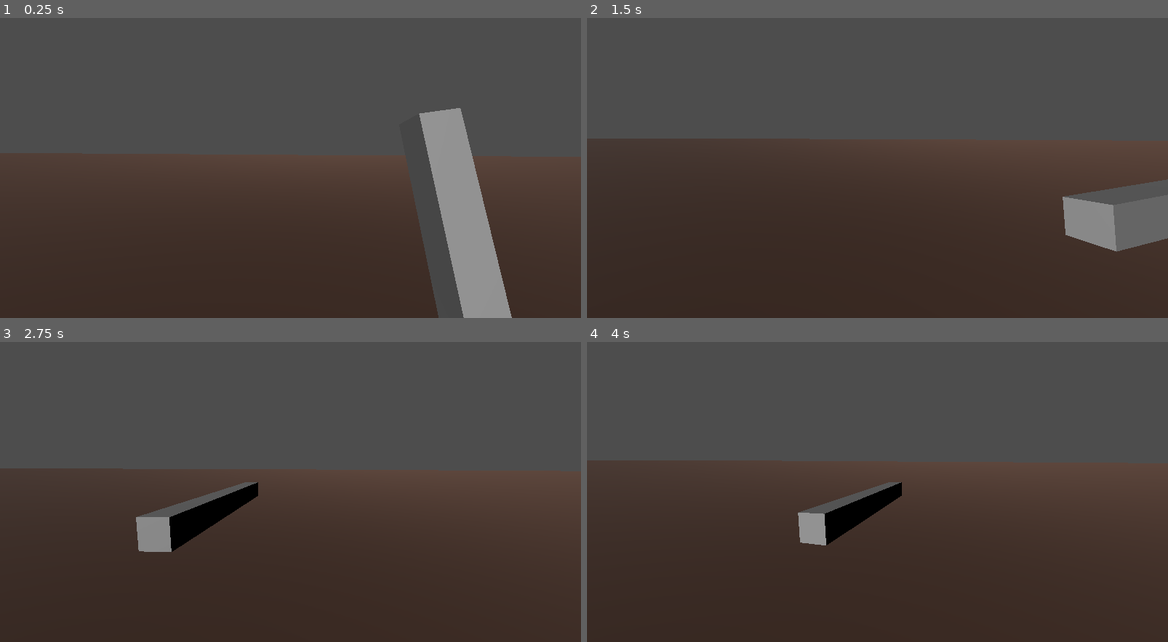
Above: before the commit, frames 1-4 (two rows, left to right).
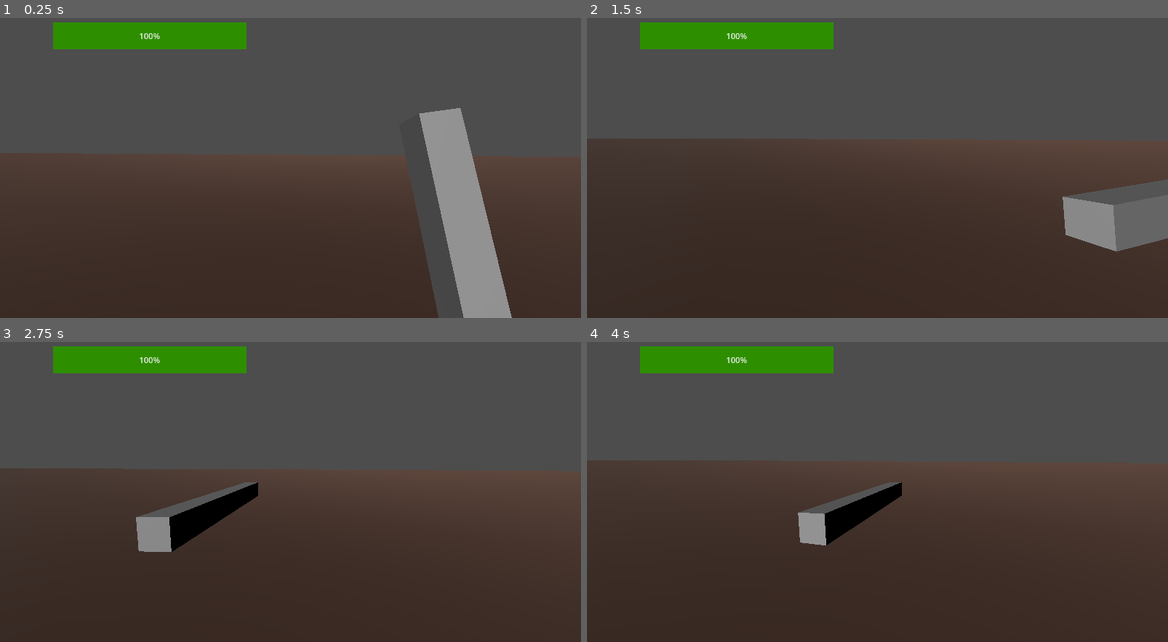
Above: after the commit, the same moments.

Repository: shellyw8542/AngelaL-ShellyW-Freedom
Game: Godot game, scene res://node_3d.tscn
Two runs of this game, one before a commit and one after it. Both use one fixed random seed, a clock stepped at 60 frames per second and the inputs below.
Inputs (mouse positions are in pixels of both pictures, inside the frame that each line leads up to):
- Up to frame 1 (0.25 s): no input
- Up to frame 2 (1.5 s): tap Enter (ui_accept) at 0.5, 0.77 s; move the mouse to (1005, 138) at 0.52 s; hold Right (ui_right) 0.53-1.28 s; click (1005, 138) at 0.6 s; move the mouse to (848, 156) at 1.27 s; hold Up (ui_up) from 1.28 s (still down); click (848, 156) at 1.35 s
- Up to frame 3 (2.75 s): keep holding Up (ui_up); tap Enter (ui_accept) at 1.52 s; move the mouse to (302, 474) at 2.02 s; tap Shift (sprint) at 2.1 s; click (302, 474) at 2.3 s
- Up to frame 4 (4 s): keep holding Up (ui_up); move the mouse to (871, 483) at 2.77 s; click (871, 483) at 2.85 s; tap Enter (ui_accept) at 3.02, 3.77 s; move the mouse to (918, 483) at 3.52 s; click (918, 483) at 3.6 s

The runs differ from the first frame. In frame 1, 3.0% of the frame differs, in the area x 9-75%, y 1-52%; in frame 2, 3.0%; in frame 3, 3.0%; in frame 4, 3.0%.

Commit message:
enemy can DIE!!! yipee

Diff:
--- a/Additions/brackeys-proto-controller-main/brackeys-proto-controller-main/proto_controller/proto_controller.gd
+++ b/Additions/brackeys-proto-controller-main/brackeys-proto-controller-main/proto_controller/proto_controller.gd
@@ -193,4 +193,6 @@
 
 func _on_hitbox_body_entered(body):
 	if body.is_in_group("enemies"):
-		print("enemy hit")
+		print("enemy hit!")
+		if body.has_method("take_damage"):
+			body.take_damage(2)
--- a/Additions/brackeys-proto-controller-main/brackeys-proto-controller-main/proto_controller/proto_controller.tscn
+++ b/Additions/brackeys-proto-controller-main/brackeys-proto-controller-main/proto_controller/proto_controller.tscn
@@ -17,6 +17,85 @@
 
 [sub_resource type="ConvexPolygonShape3D" id="ConvexPolygonShape3D_io55f"]
 points = PackedVector3Array(-0.5, -0.5, -0.5, 0.5, 0.5, 0.5, 0.5, -0.5, 0.5, 0.5, 0.5, -0.5, -0.5, 0.5, 0.5, 0.5, -0.5, -0.5, -0.5, -0.5, 0.5, -0.5, 0.5, -0.5)
+
+[sub_resource type="Animation" id="Animation_cnqob"]
+length = 0.001
+tracks/0/type = "value"
+tracks/0/imported = false
+tracks/0/enabled = true
+tracks/0/path = NodePath("Head/Camera3D/WeaponPivot:rotation")
+tracks/0/interp = 1
+tracks/0/loop_wrap = true
+tracks/0/keys = {
+"times": PackedFloat32Array(0),
+"transitions": PackedFloat32Array(1),
+"update": 0,
+"values": [Vector3(0, 0, 0)]
+}
+tracks/1/type = "value"
+tracks/1/imported = false
+tracks/1/enabled = true
+tracks/1/path = NodePath("Head/Camera3D/WeaponPivot/WeaponMesh:position")
+tracks/1/interp = 1
+tracks/1/loop_wrap = true
+tracks/1/keys = {
+"times": PackedFloat32Array(0),
+"transitions": PackedFloat32Array(1),
+"update": 0,
+"values": [Vector3(0.417759, -0.4132, -0.768128)]
+}
+tracks/2/type = "value"
+tracks/2/imported = false
+tracks/2/enabled = true
+tracks/2/path = NodePath("Head/Camera3D/WeaponPivot/WeaponMesh:rotation")
+tracks/2/interp = 1
+tracks/2/loop_wrap = true
+tracks/2/keys = {
+"times": PackedFloat32Array(0),
+"transitions": PackedFloat32Array(1),
+"update": 0,
+"values": [Vector3(-0.18493, -0.0224861, 0.0513389)]
+}
+
+[sub_resource type="Animation" id="Animation_d7lgo"]
+resource_name = "attack"
+length = 0.7
+tracks/0/type = "value"
+tracks/0/imported = false
+tracks/0/enabled = true
+tracks/0/path = NodePath("Head/Camera3D/WeaponPivot/WeaponMesh:position")
+tracks/0/interp = 1
+tracks/0/loop_wrap = true
+tracks/0/keys = {
+"times": PackedFloat32Array(0),
+"transitions": PackedFloat32Array(1),
+"update": 0,
+"values": [Vector3(1.06342, -0.116501, -0.563428)]
+}
+tracks/1/type = "value"
+tracks/1/imported = false
+tracks/1/enabled = true
+tracks/1/path = NodePath("Head/Camera3D/WeaponPivot/WeaponMesh:rotation")
+tracks/1/interp = 1
+tracks/1/loop_wrap = true
+tracks/1/keys = {
+"times": PackedFloat32Array(0),
+"transitions": PackedFloat32Array(1),
+"update": 0,
+"values": [Vector3(-0.010472, 0.116937, -1.48877)]
+}
+tracks/2/type = "value"
+tracks/2/imported = false
+tracks/2/enabled = true
+tracks/2/path = NodePath("Head/Camera3D/WeaponPivot:rotation")
+tracks/2/interp = 1
+tracks/2/loop_wrap = true
+tracks/2/keys = {
+"times": PackedFloat32Array(0, 0.7),
+"transitions": PackedFloat32Array(-2, 1),
+"update": 0,
+"values": [Vector3(0, 0, 0), Vector3(0, 2.01757, 0)]
+}
 
 [sub_resource type="Animation" id="Animation_ovqrk"]
 resource_name = "idle"
@@ -59,87 +138,8 @@
 "values": [Vector3(-0.116937, -0.0244346, 0.132645), Vector3(-0.191986, -0.0279253, 0.240855)]
 }
 
-[sub_resource type="Animation" id="Animation_cnqob"]
-length = 0.001
-tracks/0/type = "value"
-tracks/0/imported = false
-tracks/0/enabled = true
-tracks/0/path = NodePath("Head/Camera3D/WeaponPivot:rotation")
-tracks/0/interp = 1
-tracks/0/loop_wrap = true
-tracks/0/keys = {
-"times": PackedFloat32Array(0),
-"transitions": PackedFloat32Array(1),
-"update": 0,
-"values": [Vector3(0, 0, 0)]
-}
-tracks/1/type = "value"
-tracks/1/imported = false
-tracks/1/enabled = true
-tracks/1/path = NodePath("Head/Camera3D/WeaponPivot/WeaponMesh:position")
-tracks/1/interp = 1
-tracks/1/loop_wrap = true
-tracks/1/keys = {
-"times": PackedFloat32Array(0),
-"transitions": PackedFloat32Array(1),
-"update": 0,
-"values": [Vector3(0.417759, -0.4132, -0.768128)]
-}
-tracks/2/type = "value"
-tracks/2/imported = false
-tracks/2/enabled = true
-tracks/2/path = NodePath("Head/Camera3D/WeaponPivot/WeaponMesh:rotation")
-tracks/2/interp = 1
-tracks/2/loop_wrap = true
-tracks/2/keys = {
-"times": PackedFloat32Array(0),
-"transitions": PackedFloat32Array(1),
-"update": 0,
-"values": [Vector3(-0.18493, -0.0224861, 0.0513389)]
-}
-
 [sub_resource type="Animation" id="Animation_xyqi2"]
 resource_name = "new_animation"
-
-[sub_resource type="Animation" id="Animation_d7lgo"]
-resource_name = "attack"
-length = 0.7
-tracks/0/type = "value"
-tracks/0/imported = false
-tracks/0/enabled = true
-tracks/0/path = NodePath("Head/Camera3D/WeaponPivot/WeaponMesh:position")
-tracks/0/interp = 1
-tracks/0/loop_wrap = true
-tracks/0/keys = {
-"times": PackedFloat32Array(0),
-"transitions": PackedFloat32Array(1),
-"update": 0,
-"values": [Vector3(1.06342, -0.116501, -0.563428)]
-}
-tracks/1/type = "value"
-tracks/1/imported = false
-tracks/1/enabled = true
-tracks/1/path = NodePath("Head/Camera3D/WeaponPivot/WeaponMesh:rotation")
-tracks/1/interp = 1
-tracks/1/loop_wrap = true
-tracks/1/keys = {
-"times": PackedFloat32Array(0),
-"transitions": PackedFloat32Array(1),
-"update": 0,
-"values": [Vector3(-0.010472, 0.116937, -1.48877)]
-}
-tracks/2/type = "value"
-tracks/2/imported = false
-tracks/2/enabled = true
-tracks/2/path = NodePath("Head/Camera3D/WeaponPivot:rotation")
-tracks/2/interp = 1
-tracks/2/loop_wrap = true
-tracks/2/keys = {
-"times": PackedFloat32Array(0, 0.7),
-"transitions": PackedFloat32Array(-2, 1),
-"update": 0,
-"values": [Vector3(0, 0, 0), Vector3(0, 2.01757, 0)]
-}
 
 [sub_resource type="AnimationLibrary" id="AnimationLibrary_xfw47"]
 _data = {
@@ -149,7 +149,7 @@
 "new_animation": SubResource("Animation_xyqi2")
 }
 
-[node name="ProtoController" type="CharacterBody3D"]
+[node name="ProtoController" type="CharacterBody3D" groups=["player"]]
 script = ExtResource("1_wlipi")
 can_sprint = true
 input_left = "move_left"
@@ -177,7 +177,7 @@
 transform = Transform3D(1, 0, 0, 0, 1, 0, 0, 0, 1, -0.0135485, 0, 0.0626433)
 
 [node name="WeaponMesh" type="MeshInstance3D" parent="Head/Camera3D/WeaponPivot"]
-transform = Transform3D(0.0998642, -0.0471745, -0.00221009, 0.00504414, 0.981654, 0.0183877, 0.00130211, -0.184743, 0.0982701, 0.417759, -0.4132, -0.768128)
+transform = Transform3D(0.0998642, -0.0471745, -0.00221008, 0.00504414, 0.981654, 0.0183878, 0.0013021, -0.184743, 0.0982701, 0.417759, -0.4132, -0.768128)
 mesh = SubResource("BoxMesh_jefme")
 
 [node name="Hitbox" type="Area3D" parent="Head/Camera3D/WeaponPivot/WeaponMesh"]
--- /dev/null
+++ b/area_3d.gd
@@ -0,0 +1 @@
+extends Area3D
--- /dev/null
+++ b/collision_shape_3d.gd
@@ -0,0 +1,14 @@
+extends CollisionShape3D
+
+@export var damage := 1
+
+signal body_part_hit(dam)
+
+func _ready():
+	pass
+
+func _process(delta):
+	pass
+
+func hit():
+	emit_signal("body_part_hit", damage)
--- a/enemy.gd
+++ b/enemy.gd
@@ -1,9 +1,10 @@
 extends CharacterBody3D
 
 @onready var nav_agent =$NavigationAgent3D
-
+@onready var process = $"../CanvasLayer/ProgressBar"
+@onready var timer = $"../Timer"
 var SPEED = 3.0
-
+var health = 10
 func _physics_process(delta):
 	var current_location = global_transform.origin
 	var next_location =  nav_agent.get_next_path_position()
@@ -21,3 +22,19 @@
 func _on_navigation_agent_3d_velocity_computed(safe_velocity):
 	velocity = velocity.move_toward(safe_velocity, 0.25)
 	move_and_slide()
+
+
+func _on_area_3d_body_entered(body):
+	if body.is_in_group("player"):
+		timer.start()
+
+
+func _on_timer_timeout():
+	process.value -= 10
+
+
+func take_damage(damage: int):
+	health -= damage
+	print("Enemy HP:", health)
+	if health <= 0:
+		queue_free()
--- a/enemy.tscn
+++ b/enemy.tscn
@@ -1,6 +1,8 @@
-[gd_scene load_steps=5 format=3 uid="uid://bb4o3wodt3ros"]
+[gd_scene load_steps=8 format=3 uid="uid://bb4o3wodt3ros"]
 
 [ext_resource type="Script" path="res://enemy.gd" id="1_a5jae"]
+[ext_resource type="Script" path="res://collision_shape_3d.gd" id="2_5qb20"]
+[ext_resource type="Script" path="res://area_3d.gd" id="3_yo8gd"]
 
 [sub_resource type="StandardMaterial3D" id="StandardMaterial3D_arb7g"]
 albedo_color = Color(1, 0.682353, 0.686275, 1)
@@ -9,6 +11,9 @@
 material = SubResource("StandardMaterial3D_arb7g")
 
 [sub_resource type="CapsuleShape3D" id="CapsuleShape3D_jatvn"]
+
+[sub_resource type="CapsuleShape3D" id="CapsuleShape3D_kechk"]
+radius = 0.555
 
 [node name="Enemy" type="CharacterBody3D" groups=["enemies"]]
 script = ExtResource("1_a5jae")
@@ -20,6 +25,7 @@
 [node name="CollisionShape3D" type="CollisionShape3D" parent="."]
 transform = Transform3D(1, 0, 0, 0, 1, 0, 0, 0, 1, -0.00638223, 1, 0.00348639)
 shape = SubResource("CapsuleShape3D_jatvn")
+script = ExtResource("2_5qb20")
 
 [node name="NavigationAgent3D" type="NavigationAgent3D" parent="."]
 target_desired_distance = 2.0
@@ -27,4 +33,15 @@
 path_max_distance = 3.01
 avoidance_enabled = true
 
+[node name="Area3D" type="Area3D" parent="."]
+transform = Transform3D(1, 0, 0, 0, 1, 0, 0, 0, 1, 0, 0.953011, 0)
+script = ExtResource("3_yo8gd")
+
+[node name="CollisionShape3D" type="CollisionShape3D" parent="Area3D"]
+transform = Transform3D(1, 0, 0, 0, 1, 0, 0, 0, 1, 0, 0.117967, 0)
+shape = SubResource("CapsuleShape3D_kechk")
+script = ExtResource("2_5qb20")
+
+[connection signal="body_part_hit" from="CollisionShape3D" to="." method="_on_collision_shape_3d_body_part_hit"]
 [connection signal="velocity_computed" from="NavigationAgent3D" to="." method="_on_navigation_agent_3d_velocity_computed"]
+[connection signal="body_entered" from="Area3D" to="." method="_on_area_3d_body_entered"]
--- a/node_3d.tscn
+++ b/node_3d.tscn
@@ -10,6 +10,17 @@
 
 [sub_resource type="StandardMaterial3D" id="StandardMaterial3D_88o12"]
 albedo_color = Color(0.360784, 0.25098, 0.2, 1)
+
+[sub_resource type="StyleBoxFlat" id="StyleBoxFlat_2tbv1"]
+bg_color = Color(0.8, 0.024, 0.024, 1)
+border_width_left = 3
+border_width_top = 3
+border_width_right = 3
+border_width_bottom = 3
+border_color = Color(0, 0, 0, 1)
+
+[sub_resource type="StyleBoxFlat" id="StyleBoxFlat_4plig"]
+bg_color = Color(0.177333, 0.56, 0, 1)
 
 [node name="World" type="Node3D"]
 script = ExtResource("1_7546e")
@@ -40,3 +51,20 @@
 
 [node name="Enemy3" parent="." instance=ExtResource("3_exsc0")]
 transform = Transform3D(1, 0, 0, 0, 1, 0, 0, 0, 1, 6.24307, 0.337631, 15.2274)
+
+[node name="CanvasLayer" type="CanvasLayer" parent="."]
+
+[node name="ProgressBar" type="ProgressBar" parent="CanvasLayer"]
+offset_left = 105.0
+offset_top = 60.0
+offset_right = 489.0
+offset_bottom = 114.0
+theme_override_styles/background = SubResource("StyleBoxFlat_2tbv1")
+theme_override_styles/fill = SubResource("StyleBoxFlat_4plig")
+value = 100.0
+
+[node name="Timer" type="Timer" parent="."]
+wait_time = 0.1
+one_shot = true
+
+[connection signal="timeout" from="Timer" to="Enemy" method="_on_timer_timeout"]
Not shown: 1 places in node_3d.tscn that only renumber resources
